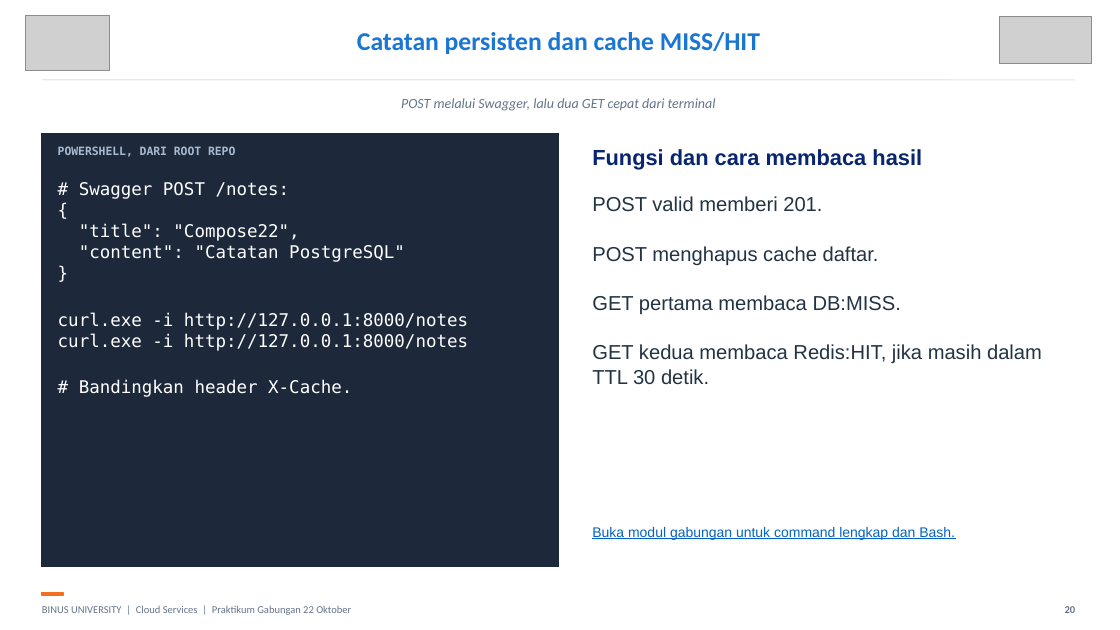
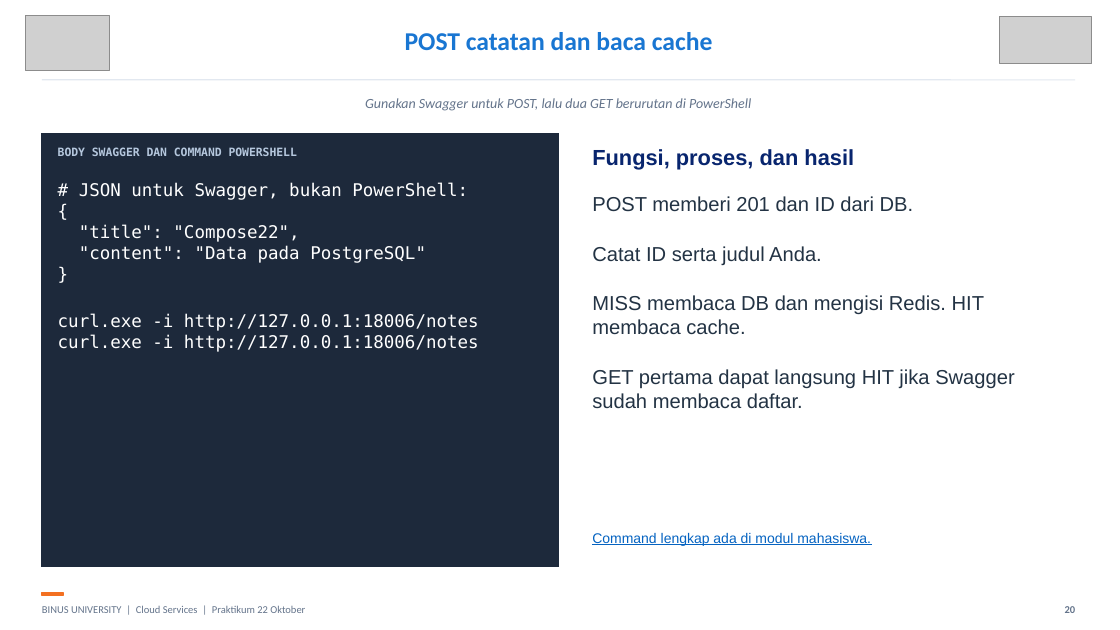
Before and after one commit to SeedFlora/meet6CloudService, a slide deck: slide 20 of slides/LAB_GABUNGAN_DOCKER_CORE_COMPOSE_22_OKTOBER.pptx. Drawn at 1120x630 pixels with LibreOffice and Linux fonts; fonts in the diff are those of the drawing; grey boxes stand for pictures. Boxes give left, top, right and bottom in pixels: in the first picture for what was removed or moved away, otherwise in the second. Text is boxed around its words. In the diff, an @@ line names an element or a change of style, - is before the commit and + after.

```diff
--- a/slides/LAB_GABUNGAN_DOCKER_CORE_COMPOSE_22_OKTOBER.pptx
+++ b/slides/LAB_GABUNGAN_DOCKER_CORE_COMPOSE_22_OKTOBER.pptx
@@ text at (405, 32, 713, 50): text changed @@
-Catatan persisten dan cache MISS/HIT
+POST catatan dan baca cache
@@ text at (365, 98, 751, 111): text changed @@
-POST melalui Swagger, lalu dua GET cepat dari terminal
+Gunakan Swagger untuk POST, lalu dua GET berurutan di PowerShell
@@ text at (58, 147, 297, 156): text changed; text colour #A8BAD1 to #B5C7DD @@
-POWERSHELL, DARI ROOT REPO
+BODY SWAGGER DAN COMMAND POWERSHELL
@@ text at (592, 149, 854, 170): text changed @@
-Fungsi dan cara membaca hasil
+Fungsi, proses, dan hasil
@@ text at (79, 183, 468, 200): text changed @@
-# Swagger POST /notes:
+# JSON untuk Swagger, bukan PowerShell:
@@ text at (592, 196, 1014, 408): text changed @@
-POST valid memberi 201.
-POST menghapus cache daftar.
-GET pertama membaca DB:MISS.
-GET kedua membaca Redis:HIT, jika masih dalam TTL 30 detik.
+POST memberi 201 dan ID dari DB.
+Catat ID serta judul Anda.
+MISS membaca DB dan mengisi Redis. HIT membaca cache.
+GET pertama dapat langsung HIT jika Swagger sudah membaca daftar.
@@ text at (79, 246, 426, 263): text changed @@
-"content": "Catatan PostgreSQL"
+"content": "Data pada PostgreSQL"
@@ text at (58, 313, 479, 352): text changed @@
-curl.exe -i http://127.0.0.1:8000/notes
-curl.exe -i http://127.0.0.1:8000/notes
-# Bandingkan header X-Cache.
+curl.exe -i http://127.0.0.1:18006/notes
+curl.exe -i http://127.0.0.1:18006/notes
@@ text at (592, 533, 871, 546): text changed @@
-Buka modul gabungan untuk command lengkap dan Bash.
+Command lengkap ada di modul mahasiswa.
@@ text at (42, 605, 305, 613): text changed @@
-BINUS UNIVERSITY | Cloud Services | Praktikum Gabungan 22 Oktober
+BINUS UNIVERSITY | Cloud Services | Praktikum 22 Oktober
```
Also in this commit, not shown: 19 other slides changed, 10 slides added, 9 slides removed, 17 other files.
